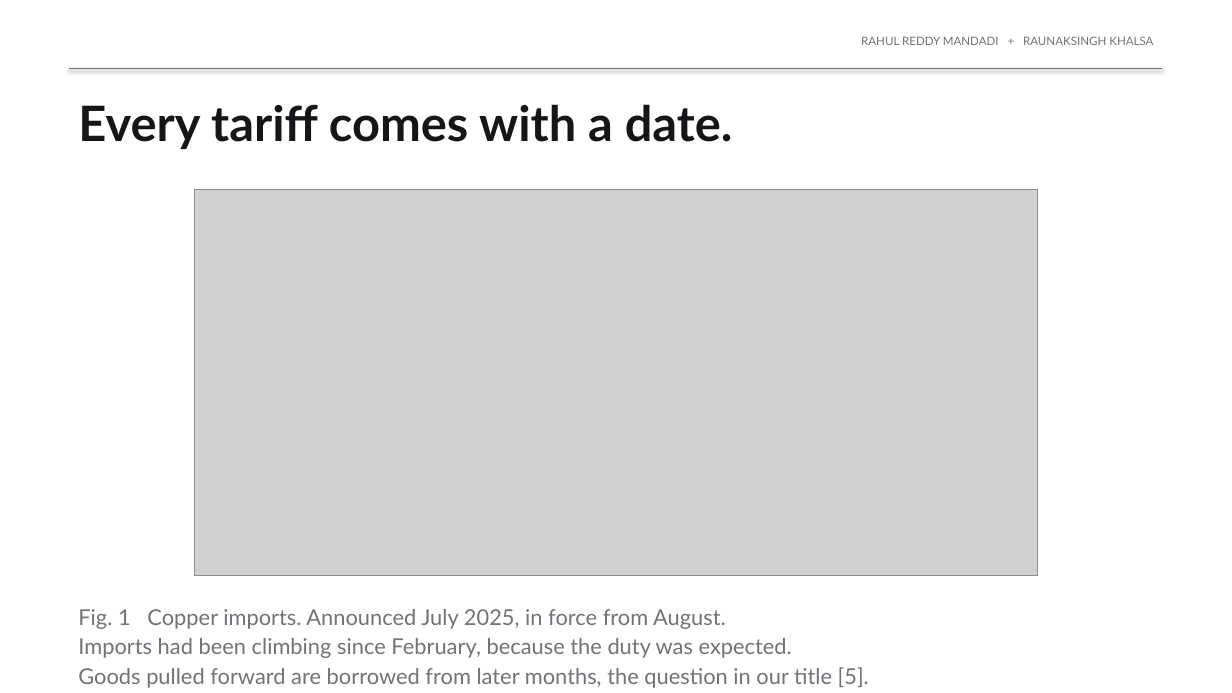
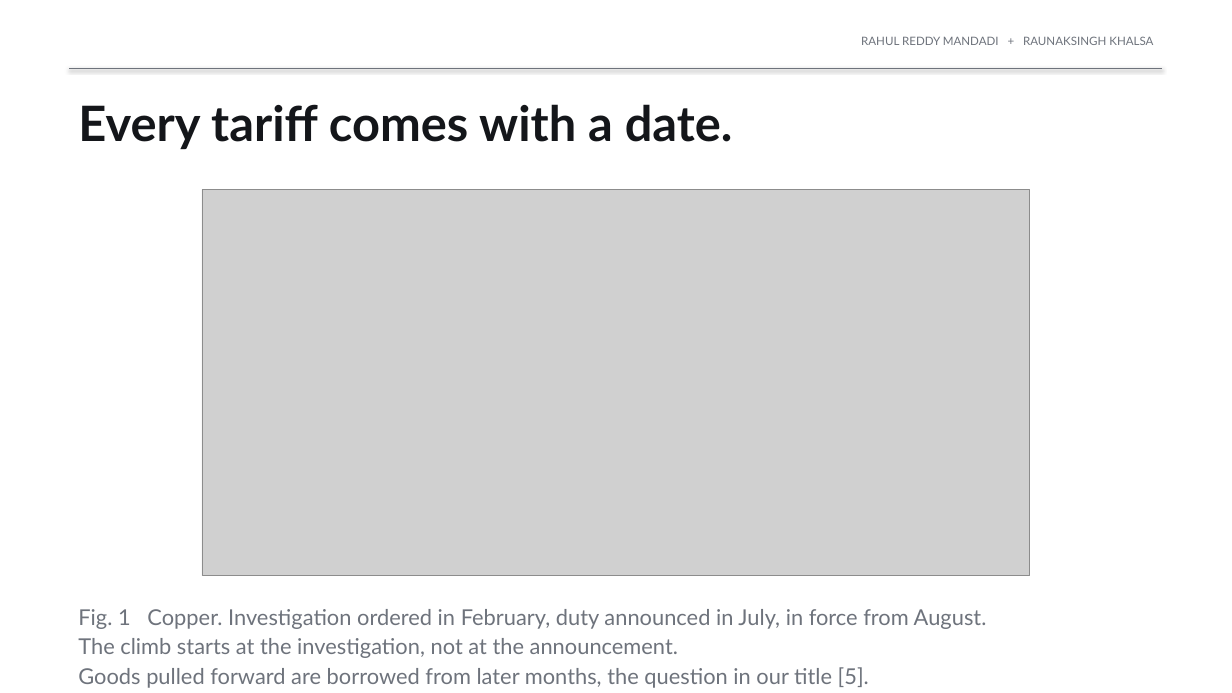
Before and after one commit to rahul-mandadi/tariff-rush, a slide deck: slide 2 of slides/Mandadi_Khalsa_Presentation1.pptx. Drawn at 1232x693 pixels with LibreOffice and Linux fonts; fonts in the diff are those of the drawing; grey boxes stand for pictures. Boxes give left, top, right and bottom in pixels: in the first picture for what was removed or moved away, otherwise in the second. Text is boxed around its words. In the diff, an @@ line names an element or a change of style, - is before the commit and + after.

```diff
--- a/slides/Mandadi_Khalsa_Presentation1.pptx
+++ b/slides/Mandadi_Khalsa_Presentation1.pptx
@@ picture: place and size @@
-picture at [194,189,1038,576]
+picture at [202,189,1031,576]
@@ text at [78,609,987,658]: text changed @@
-Fig. 1 Copper imports. Announced July 2025, in force from August.
-Imports had been climbing since February, because the duty was expected.
+Fig. 1 Copper. Investigation ordered in February, duty announced in July, in force from August.
+The climb starts at the investigation, not at the announcement.
```
Also in this commit, not shown: 7 other files.
